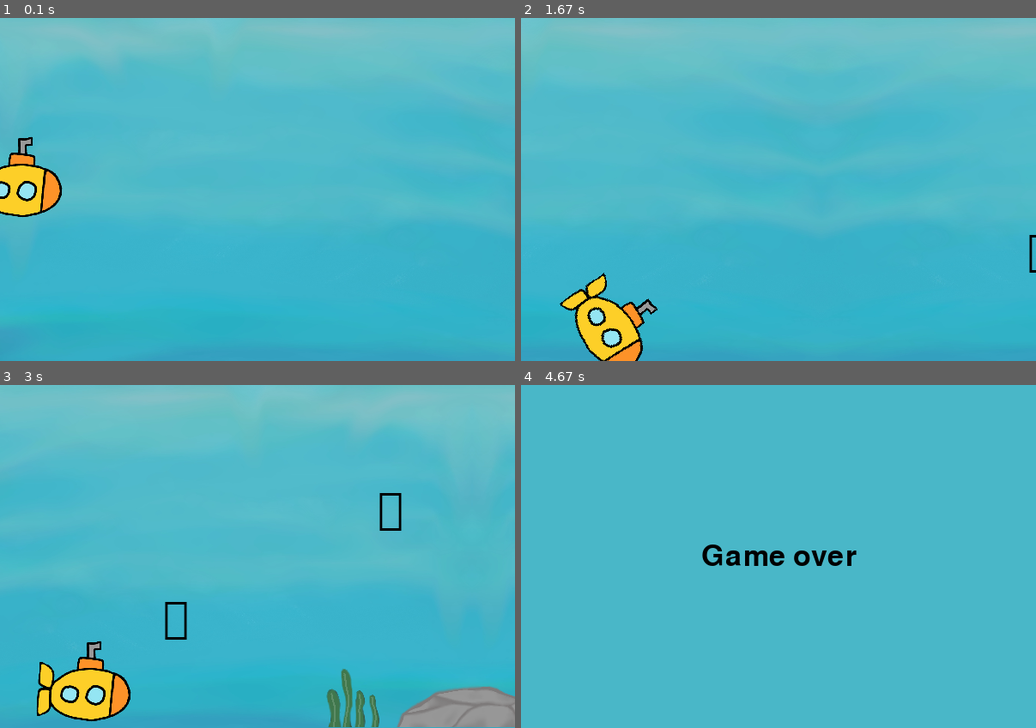
Above: before the commit, frames 1-4 (two rows, left to right).
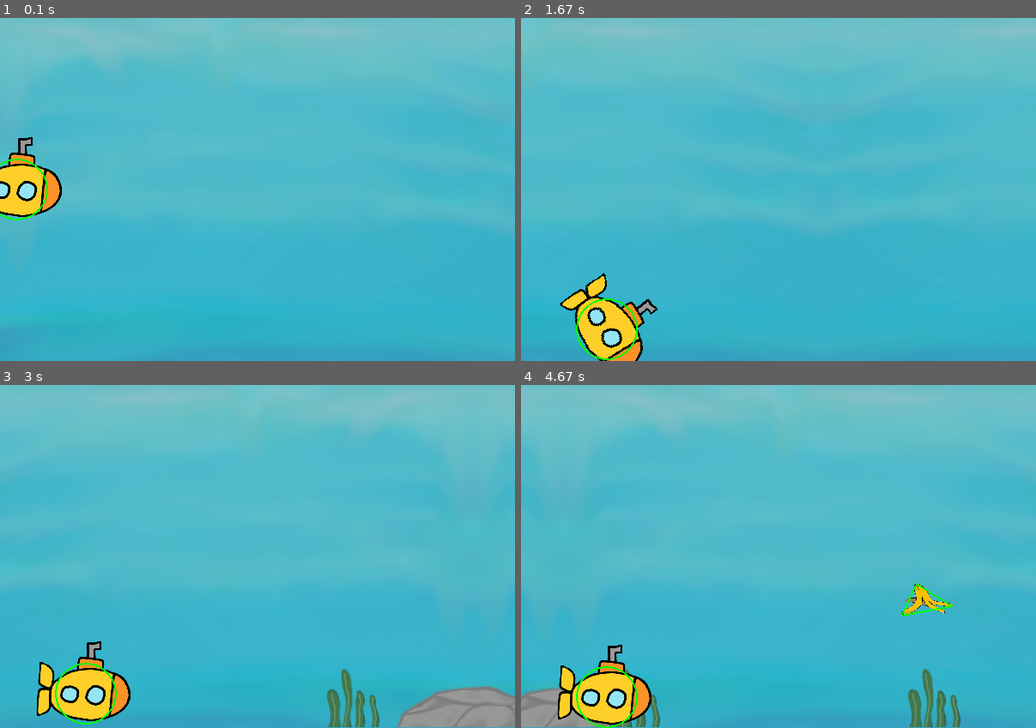
Above: after the commit, the same moments.

Repository: egwkim/Misc
Game: pygame game, started from 2022/09/environmental_game/game.py
The game is run twice, just before and just after one commit, with the same random seed, the same clock (stepped at 60 frames per second) and the same inputs.
Inputs:
- Up to frame 1 (0.1 s): no input
- Up to frame 2 (1.67 s): tap Space at 0.83, 1.23, 1.53 s
- Up to frame 3 (3 s): tap Space at 2.07, 2.37, 2.57, 2.87 s
- Up to frame 4 (4.67 s): tap Space at 3.47, 3.77, 3.9 s

The runs differ from the first frame. In frame 1, 0.1% of the frame differs, in the area x 0-10%, y 41-59%; in frame 2, 0.3%; in frame 3, 0.6%; in frame 4, 26%, in the area x 0-100%, y 0-100%.

Commit message:
Add banana and can images

Diff:
--- a/2022/09/environmental_game/game.py
+++ b/2022/09/environmental_game/game.py
@@ -5,7 +5,7 @@
 import sys
 from pygame.locals import *
 
-debug = False
+debug = True
 
 width = 600
 height = 400
@@ -21,7 +21,7 @@
 green = (0, 255,   0)
 bg_color = (73, 183, 200)
 
-player_text = '🤔'
+
 player_size = (545, 545)
 player_center = scale_vector(player_size, .5)
 player_radious = 120
@@ -31,11 +31,6 @@
 player_center = scale_vector(player_center, scale)
 player_radious *= scale
 
-obstacle_text = '💥'
-obstacle_cooldown = (15, 30)  # Min, max frames between two obstacles
-
-item_text = '⚡'
-item_cooldown = (120, 180)
 
 rock_cooldown = (30, 90)
 # Original size: 705x224
@@ -47,17 +42,22 @@
 kelp_size = scale_vector((312, 283), 1/4)
 
 
-banana_cooldown = (100, 100)
+obstacle_cooldown = (100, 100)
+
+# banana_cooldown = (100, 100)
 # Original size and polygon hitbox
 banana_size = (1280, 1280)
 banana_hitbox = ((410, -1040), (60, -300), (1250, -520))
 # Scale down
 scale = 0.05
 banana_size = scale_vector(banana_size, scale)
-banana_hitbox = (scale_vector(i, scale) for i in banana_hitbox)
-
-
-can_cooldown = (100, 100)
+banana_hitbox = tuple(scale_vector(i, scale) for i in banana_hitbox)
+# Match center
+banana_hitbox = tuple(
+    (x - banana_size[0]/2, y + banana_size[1]/2) for x, y in banana_hitbox)
+
+
+# can_cooldown = (100, 100)
 # Original size and hitbox
 can_size = (636, 1050)
 # Scale down
@@ -138,7 +138,7 @@
 
 
 def add_vector(v1, v2):
-    return (v1[i] + v2[i] for i in range(len(v1)))
+    return tuple(v1[i] + v2[i] for i in range(len(v1)))
 
 
 def dist_square(pos1, pos2):
@@ -146,13 +146,13 @@
 
 
 def check_collision_circle_polygon(center, radious, pos, verticies):
-    for i in len(verticies):
+    for i in range(len(verticies)):
         if dist_square(center, add_vector(verticies[i], pos)) < radious**2:
             return True
         x1, y1 = center
         x2, y2 = add_vector(verticies[i-1], pos)
         x3, y3 = add_vector(verticies[i], pos)
-        if math.abs(x1*(y2-y3) - y1*(x2-x3) + x2*y3+x3*y2) < radious * (dist_square(verticies[i-1], verticies[i])**.5):
+        if abs(x1*(y2-y3) - y1*(x2-x3) + x2*y3+x3*y2) < radious * (dist_square(verticies[i-1], verticies[i])**.5):
             return True
     return False
 
@@ -163,6 +163,18 @@
     pygame.draw.lines(surf, color, True, pts, 3)
 
 
+def render_obstacle(x: float, y: float, type: str):
+    rect = imgs[type].get_rect(center=(x, y))
+    window.blit(imgs[type], rect)
+
+    if debug:
+        if type == 'banana':
+            pygame.draw.lines(window, green, True, tuple(
+                (x+i[0], y+i[1]) for i in banana_hitbox), 2)
+        elif type == 'can':
+            pygame.draw.rect(window, green, rect, 2)
+
+
 def render_player(pos, angle=0):
     rotated_player = pygame.transform.rotate(imgs['player'], angle)
     player_rect = rotated_player.get_rect()
@@ -171,25 +183,6 @@
     window.blit(rotated_player, player_rect)
     if debug:
         pygame.draw.circle(window, green, pos, player_radious, 2)
-
-
-def render_obstacle(pos, color=black):
-    obstacle = emoji_font.render(obstacle_text, 1, color)
-    obstacle_rect = obstacle.get_rect()
-    obstacle_rect.center = pos
-
-    window.blit(obstacle, obstacle_rect)
-    if debug:
-        draw_rect_angle(window, obstacle_rect, pos, 0, green)
-
-
-def render_item(pos, color=black):
-    item = small_emoji_font.render(item_text, 1, color)
-    item_rect = item.get_rect()
-    item_rect.center = pos
-
-    window.blit(item, item_rect)
-    draw_rect_angle(window, item_rect, pos, 0, green)
 
 
 def load_screen():
@@ -236,11 +229,8 @@
     imgs['bg_flipped'] = pygame.transform.flip(imgs['bg'], True, False)
     bg_objects = []
 
+    # List of list containing 3 items: x, y coordinates and type of the obstacle
     obstacles = []
-    items = []
-
-    obstacle_size = emoji_font.render(obstacle_text, 1, black).get_size()
-    item_size = small_emoji_font.render(item_text, 1, black).get_size()
 
     max_y = height - player_radious
     min_y = player_radious
@@ -251,13 +241,11 @@
     vy = 0
 
     moveUp = True
-    small = False
+
+    score = 0
 
     next_obstacle = random.randint(*obstacle_cooldown)
     obstacle_counter = 0
-
-    next_item = random.randint(*item_cooldown)
-    item_counter = 0
 
     next_rock = random.randint(*rock_cooldown)
     rock_counter = 0
@@ -270,19 +258,17 @@
     while True:
         # Spawn objects
         obstacle_counter += 1
-        item_counter += 1
         kelp_counter += 1
         rock_counter += 1
         if obstacle_counter == next_obstacle:
             next_obstacle = random.randint(*obstacle_cooldown)
             obstacle_counter = 0
-            obstacles.append(
-                [width+obstacle_size[0]/2, random.randint(obstacle_size[1]//2, height-obstacle_size[1]//2)])
-        if item_counter == next_item:
-            next_item = random.randint(*item_cooldown)
-            item_counter = 0
-            items.append(
-                [width+item_size[0]/2, random.randint(item_size[1]//2, height-item_size[1]//2)])
+            if random.randint(0, 1):
+                obstacles.append([width+banana_size[0]/2, random.randint(
+                    banana_size[1]//2, height-banana_size[1]//2), 'banana'])
+            else:
+                obstacles.append(
+                    [width+can_size[0]/2, random.randint(can_size[1]//2, height-can_size[1]//2), 'can'])
         if rock_counter == next_rock:
             next_rock = random.randint(*rock_cooldown)
             rock_counter = 0
@@ -335,40 +321,31 @@
 
         # Update obstacles and check collision
         collision_possible = True
-        for obstacle in obstacles:
+        for i, obstacle in enumerate(obstacles):
             # Update obstacle
             obstacle[0] -= vx
 
             # Check collision with player
             if collision_possible:
-                if (x + player_radious) < (obstacle[0] - obstacle_size[0] / 2):
+                if (x + player_radious) < (obstacle[0] - max(banana_size[0], can_size[0]) / 2):
                     collision_possible = False
                     continue
-                if check_collision_circle_rect((x, y), player_radious, obstacle, *obstacle_size):
-                    return
+                if obstacle[2] == 'banana':
+                    if check_collision_circle_polygon((x, y), player_radious, obstacle[:2], banana_hitbox):
+                        score += 1
+                        obstacles.pop(i)
+                        collision_possible = False
+                        continue
+                elif obstacle[2] == 'can':
+                    if check_collision_circle_rect((x, y), player_radious, obstacle[:2], *can_size):
+                        score += 1
+                        obstacles.pop(i)
+                        collision_possible = False
+                        continue
 
         # Obstacle is out of the screen
-        if obstacles and obstacles[0][0] < -(obstacle_size[0] / 2):
+        if obstacles and obstacles[0][0] < -(max(can_size[0], banana_size[0]) / 2):
             obstacles.pop(0)
-
-        # Update items and check collision
-        collision_possible = True
-        for i, item in enumerate(items):
-            # Update item
-            item[0] -= vx
-
-            # Check collision with player
-            if collision_possible:
-                if (x + player_radious) < (item[0] - item_size[0] / 2):
-                    collision_possible = False
-                    continue
-                if check_collision_circle_rect((x, y), player_radious, item, *item_size):
-                    # Remove item
-                    items.pop(i)
-
-        # Item is out of the screen
-        if items and items[0][0] < - (item_size[0] / 2):
-            items.pop(0)
 
         # Render screen
         # Reset window
@@ -391,11 +368,9 @@
         for pos, obj in bg_objects:
             window.blit(obj, pos)
 
-        # Render obstacles and items
-        for pos in obstacles:
-            render_obstacle(pos)
-        for pos in items:
-            render_item(pos)
+        # Render obstacles
+        for obstacle in obstacles:
+            render_obstacle(*obstacle)
 
         # Render player
         render_player((x, y), angle)
